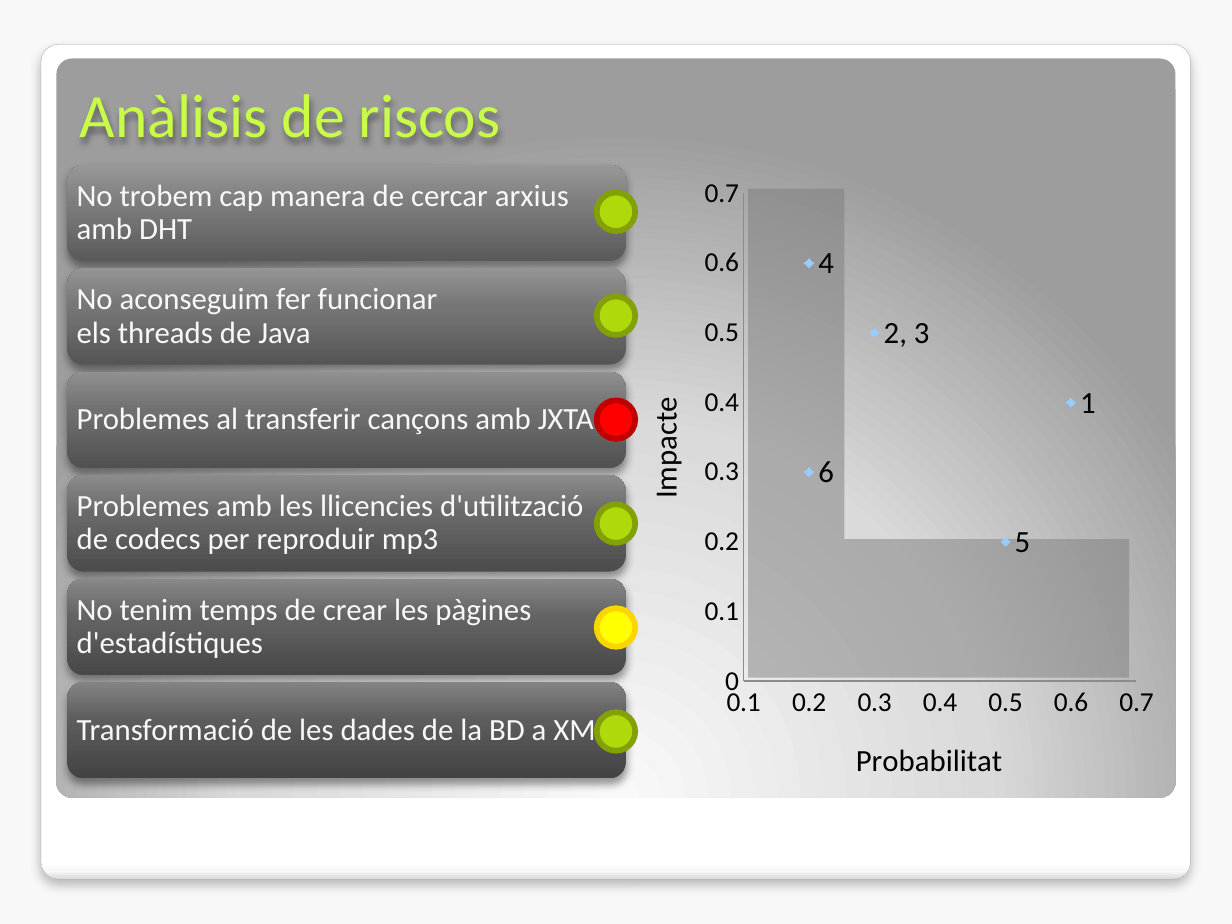
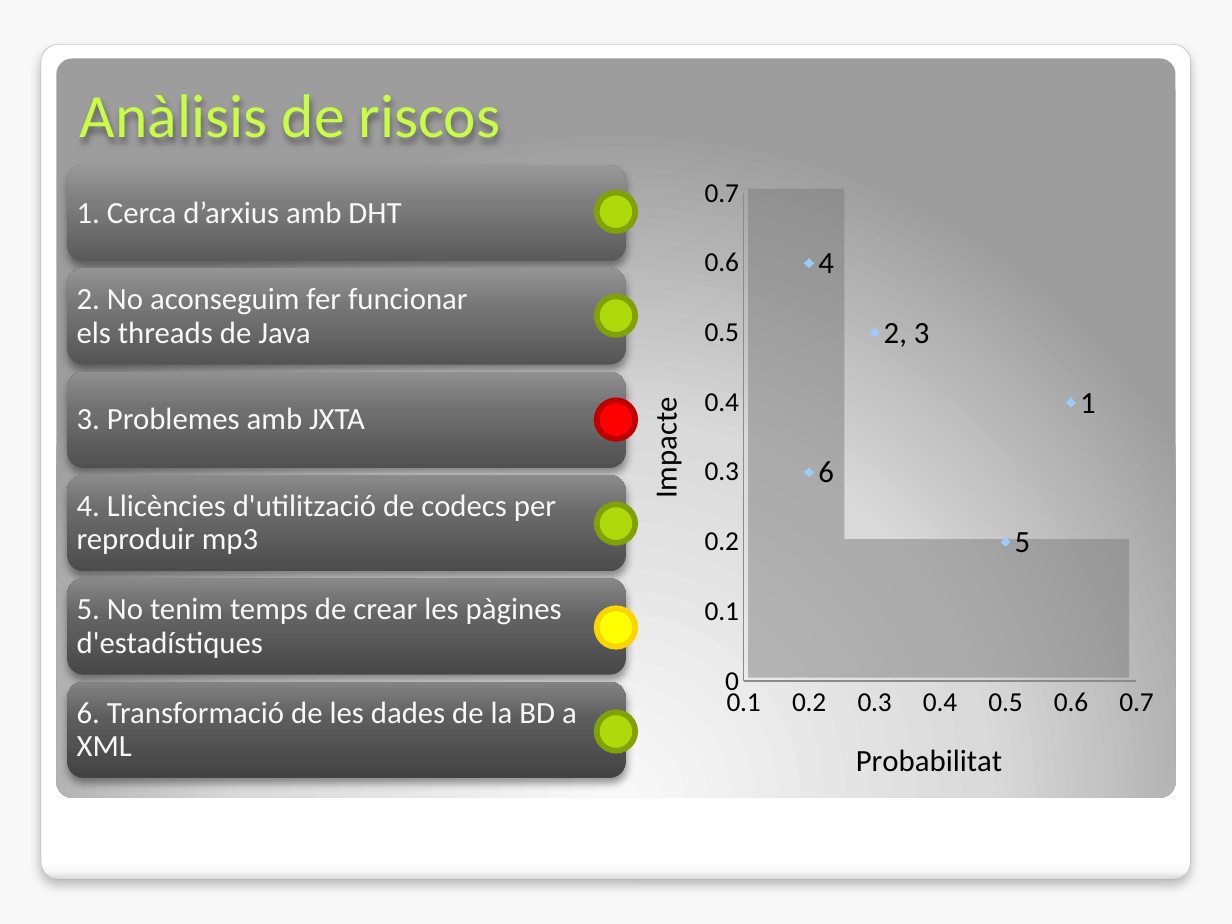
Before and after one commit to rxuriguera/pxc2, a slide deck: slide 7 of docs/Seguiment.pptx. Drawn at 1232x924 pixels with LibreOffice and Linux fonts; fonts in the diff are those of the drawing; background and template pictures are left out. Boxes give left, top, right and bottom in pixels: in the first picture for what was removed or moved away, otherwise in the second. Text is boxed around its words. In the diff, an @@ line names an element or a change of style, - is before the commit and + after.

```diff
--- a/docs/Seguiment.pptx
+++ b/docs/Seguiment.pptx
@@ text at box(77, 201, 401, 223): text changed @@
-No trobem cap manera de cercar arxius amb DHT
+1. Cerca d’arxius amb DHT
@@ text at box(77, 288, 468, 343): text changed @@
-No aconseguim fer funcionar els threads de Java
+2. No aconseguim fer funcionar els threads de Java
@@ text at box(77, 407, 365, 429): text changed @@
-Problemes al transferir cançons amb JXTA
+3. Problemes amb JXTA
@@ text at box(77, 494, 556, 554): text changed @@
-Problemes amb les llicencies d'utilització de codecs per reproduir mp3
+4. Llicències d'utilització de codecs per reproduir mp3
@@ text at box(77, 597, 562, 658): text changed @@
-No tenim temps de crear les pàgines d'estadístiques
+5. No tenim temps de crear les pàgines d'estadístiques
@@ text at box(77, 701, 577, 756): text changed @@
-Transformació de les dades de la BD a XML
+6. Transformació de les dades de la BD a XML
```
Also in this commit, not shown: 3 other slides changed, 1 other file.
